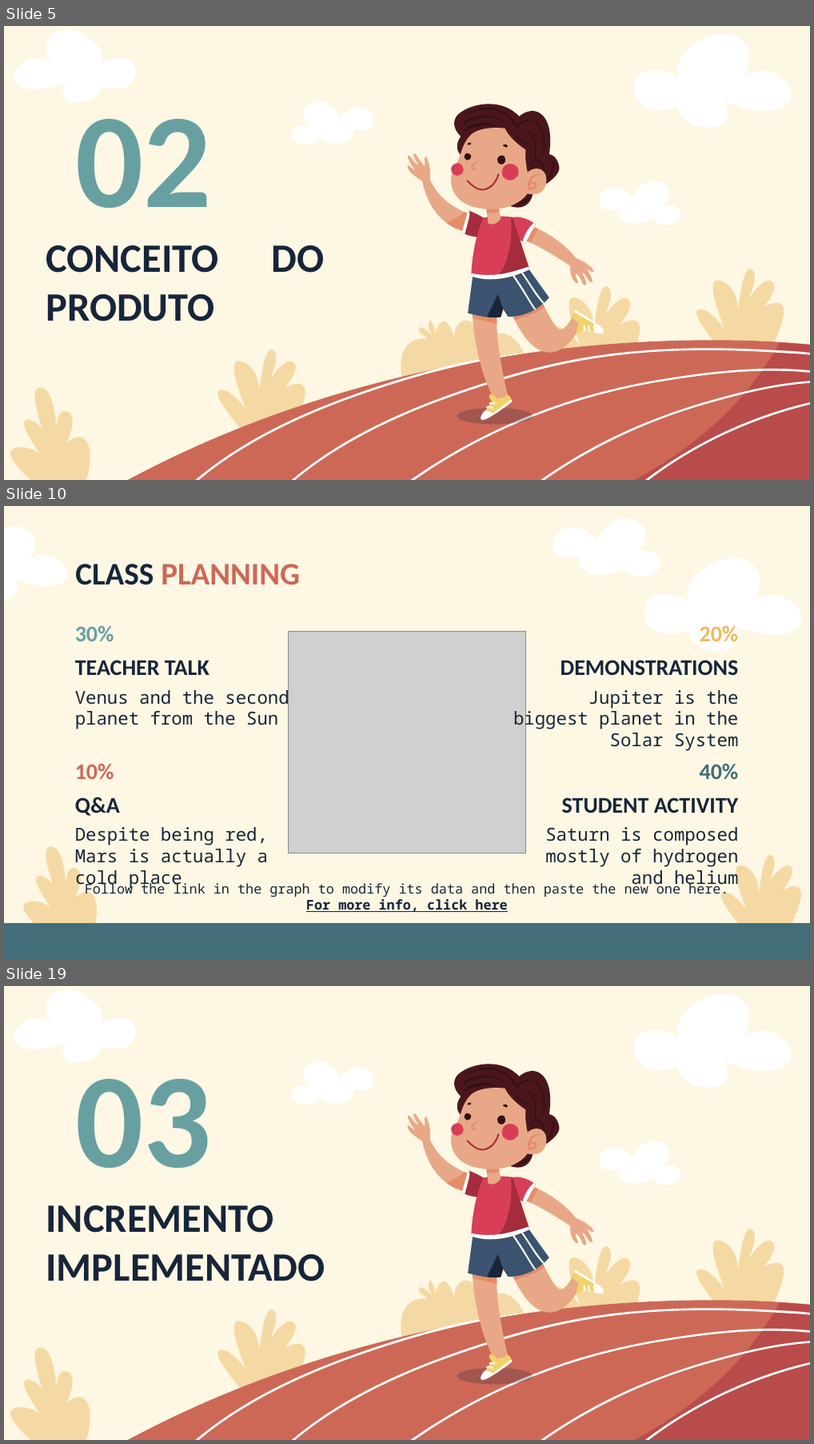
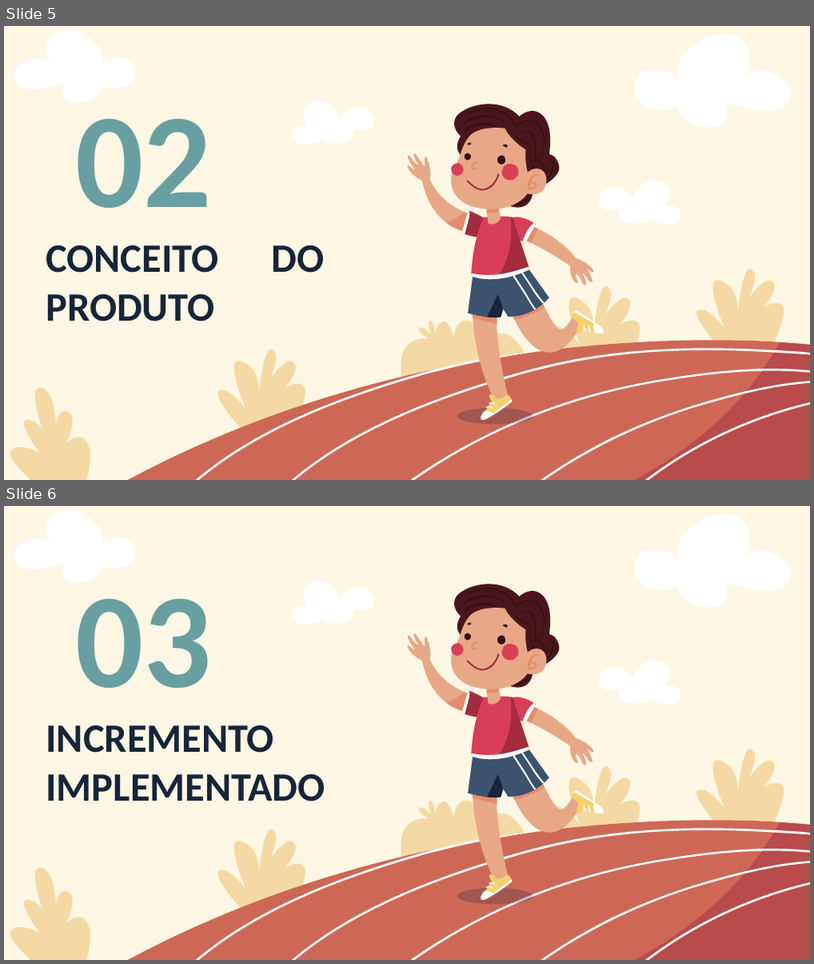
Before and after one commit to martimgil/MAS-Projeto, a slide deck: Iterações/3/Apresentação3.pptx. Shown one above the other, each under a label of ours: slides 5, 10 and 19 before the commit, slides 5 and 6 after it; the slides between them are not shown. The pictures are 814x1444 and 814x964 pixels, drawn with LibreOffice and Linux fonts; fonts in the diff are those of the drawing; grey boxes stand for pictures. Boxes give left, top, right and bottom in pixels: in the first picture for what was removed or moved away, otherwise in the second. Text is boxed around its words. In the diff, an @@ line names an element or a change of style, - is before the commit and + after.

```diff
--- a/Iterações/3/Apresentação3.pptx
+++ b/Iterações/3/Apresentação3.pptx
@@ slide 10 removed at box(4, 506, 810, 960), background #FDF7E4 @@
@@ freeform shape removed at box(4, 526, 70, 599) @@
@@ freeform shape removed at box(550, 518, 662, 576) @@
@@ title removed at box(75, 564, 300, 585) @@
-CLASS PLANNING
@@ freeform shape removed at box(642, 558, 806, 651) @@
@@ subtitle removed at box(75, 625, 114, 641) @@
-30%
@@ subtitle removed at box(700, 625, 739, 641) @@
-20%
@@ picture removed at box(289, 631, 526, 852) @@
@@ subtitle removed at box(75, 660, 210, 675) @@
-TEACHER TALK
@@ subtitle removed at box(561, 660, 739, 675) @@
-DEMONSTRATIONS
@@ subtitle removed at box(75, 687, 289, 729) @@
-Venus and the second planet from the Sun
@@ subtitle removed at box(514, 690, 738, 751) @@
-Jupiter is the biggest planet in the Solar System
@@ subtitle removed at box(75, 764, 114, 779) @@
-10%
@@ subtitle removed at box(700, 763, 739, 779) @@
-40%
@@ subtitle removed at box(75, 796, 120, 816) @@
-Q&A
@@ subtitle removed at box(562, 797, 738, 813) @@
-STUDENT ACTIVITY
@@ subtitle removed at box(75, 827, 268, 888) @@
-Despite being red, Mars is actually a cold place
@@ subtitle removed at box(546, 827, 738, 888) @@
-Saturn is composed mostly of hydrogen and helium
@@ freeform shape removed at box(15, 846, 101, 940) @@
@@ freeform shape removed at box(714, 854, 806, 931) @@
@@ text removed at box(85, 880, 729, 912) @@
-Follow the link in the graph to modify its data and then paste the new one here. For more info, click here
@@ rectangle removed at box(4, 923, 810, 960) @@
@@ what was slide 19 is now slide 6 @@
```
Also in this commit, not shown: 13 other slides removed, 5 other files.
